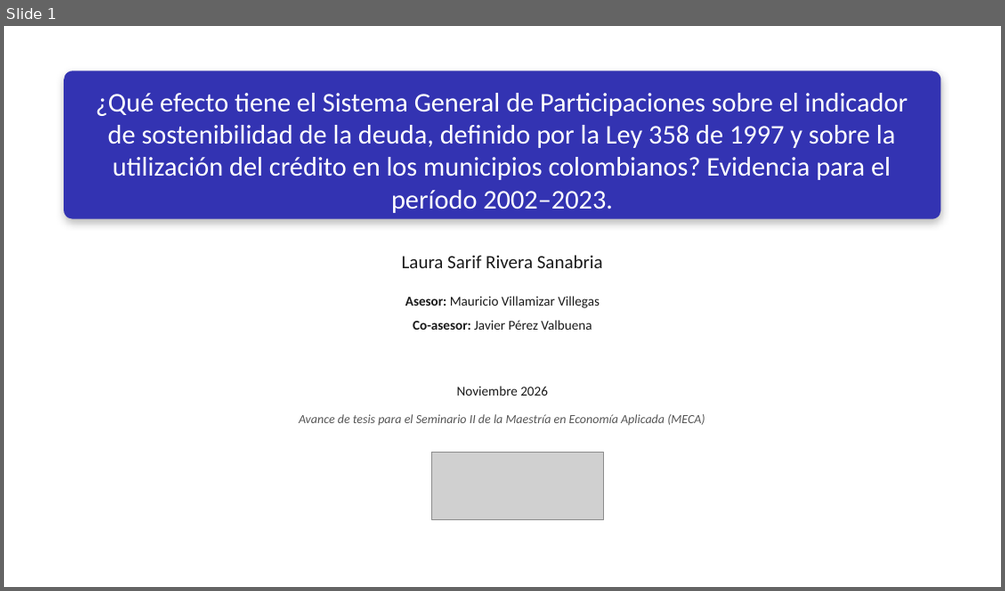
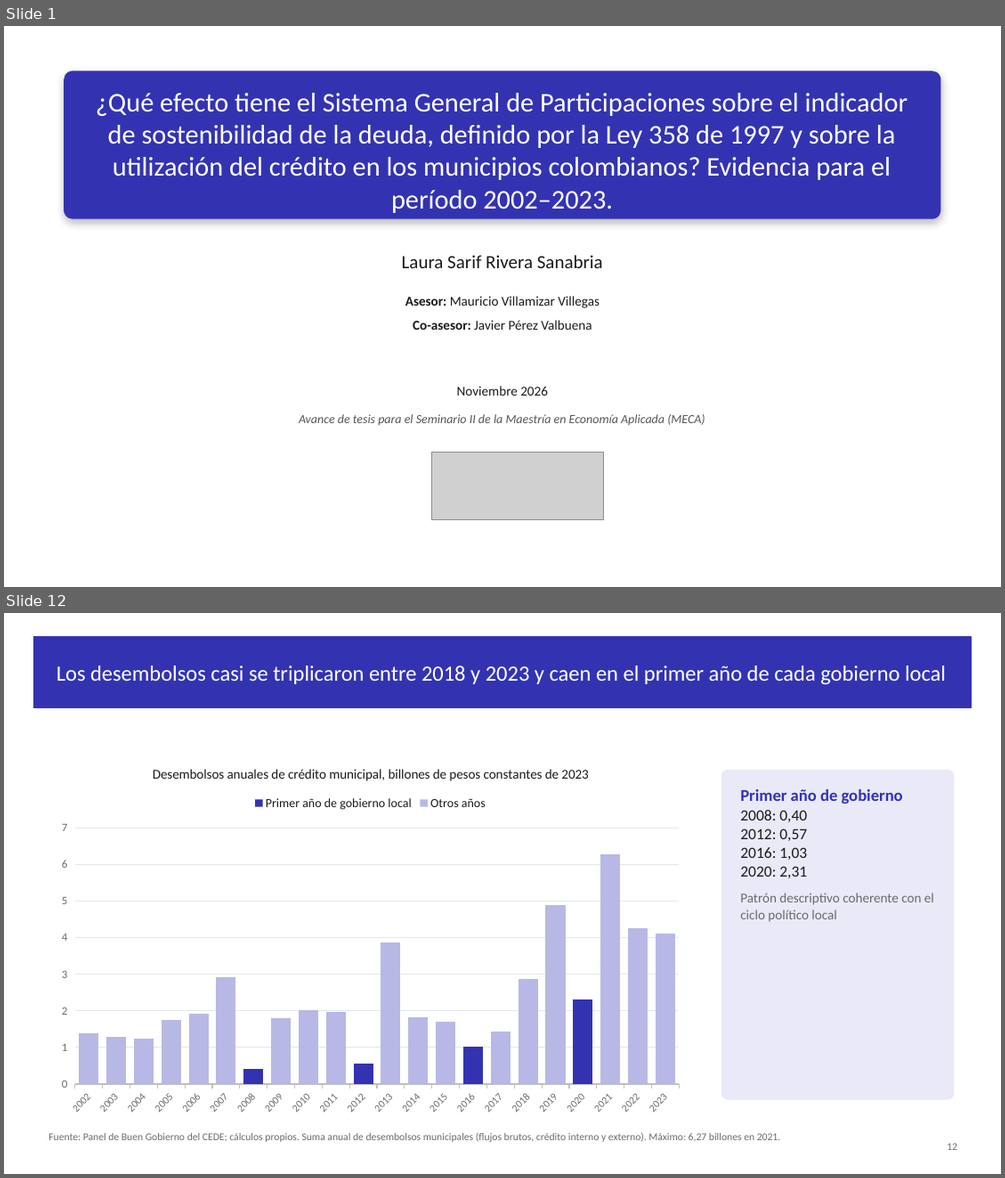
Before and after one commit to Laurarivera34/TESIS_MECA, a slide deck: docs/slides/asesores/Presentación_LauraRivera.pptx. Shown one above the other, each under a label of ours: slide 1 before the commit, slides 1 and 12 after it; the slides between them are not shown. The pictures are 1005x591 and 1005x1178 pixels, drawn with LibreOffice and Linux fonts; fonts in the diff are those of the drawing; grey boxes stand for pictures. Boxes give left, top, right and bottom in pixels: in the first picture for what was removed or moved away, otherwise in the second. Text is boxed around its words. In the diff, an @@ line names an element or a change of style, - is before the commit and + after.

```diff
--- a/docs/slides/asesores/Presentación_LauraRivera.pptx
+++ b/docs/slides/asesores/Presentación_LauraRivera.pptx
@@ slide 12 added at bbox=[4, 613, 1001, 1174], background #FFFFFF @@
@@ rectangle added at bbox=[34, 637, 971, 708], fill #3333B2, outline #3333B2 1 pt @@
@@ title added at bbox=[57, 666, 946, 684], 21 pt, text #FFFFFF @@
+Los desembolsos casi se triplicaron entre 2018 y 2023 y caen en el primer año de cada gobierno local
@@ column stacked chart added at bbox=[48, 751, 692, 1121] @@
+title "Desembolsos anuales de crédito municipal, billones de pesos constantes de 2023"
+categories: 2002, 2003, 2004, 2005, 2006, 2007, 2008, 2009, 2010, 2011, 2012, 2013, 2014, 2015, 2016, 2017, 2018, 2019, 2020, 2021, 2022, 2023
+Primer año de gobierno local: 0, 0, 0, 0, 0, 0, 0.4, 0, 0, 0, 0.6, 0, 0, 0, 1, 0, 0, 0, 2.3, 0, 0, 0
+Otros años: 1.4, 1.3, 1.2, 1.8, 1.9, 2.9, 0, 1.8, 2, 2, 0, 3.9, 1.8, 1.7, 0, 1.4, 2.9, 4.9, 0, 6.3, 4.3, 4.1
@@ rounded rectangle added at bbox=[722, 770, 954, 1099], fill #E9E9F8, outline #E9E9F8 1 pt @@
@@ text added at bbox=[740, 789, 934, 922], 13 pt, text #6B6B6B @@
+Primer año de gobierno
+2008: 0,40
+2012: 0,57
+2016: 1,03
+2020: 2,31
+Patrón descriptivo coherente con el ciclo político local
@@ text added at bbox=[48, 1133, 781, 1142], 10 pt, text #6B6B6B @@
+Fuente: Panel de Buen Gobierno del CEDE; cálculos propios. Suma anual de desembolsos municipales (flujos brutos, crédito interno y externo). Máximo: 6,27 billones en 2021.
@@ page number added at bbox=[947, 1143, 957, 1150], 10 pt, text #6B6B6B @@
+12
```
Also in this commit, not shown: 12 slides changed, 16 other slides added, 17 slides removed, 7 other files.
